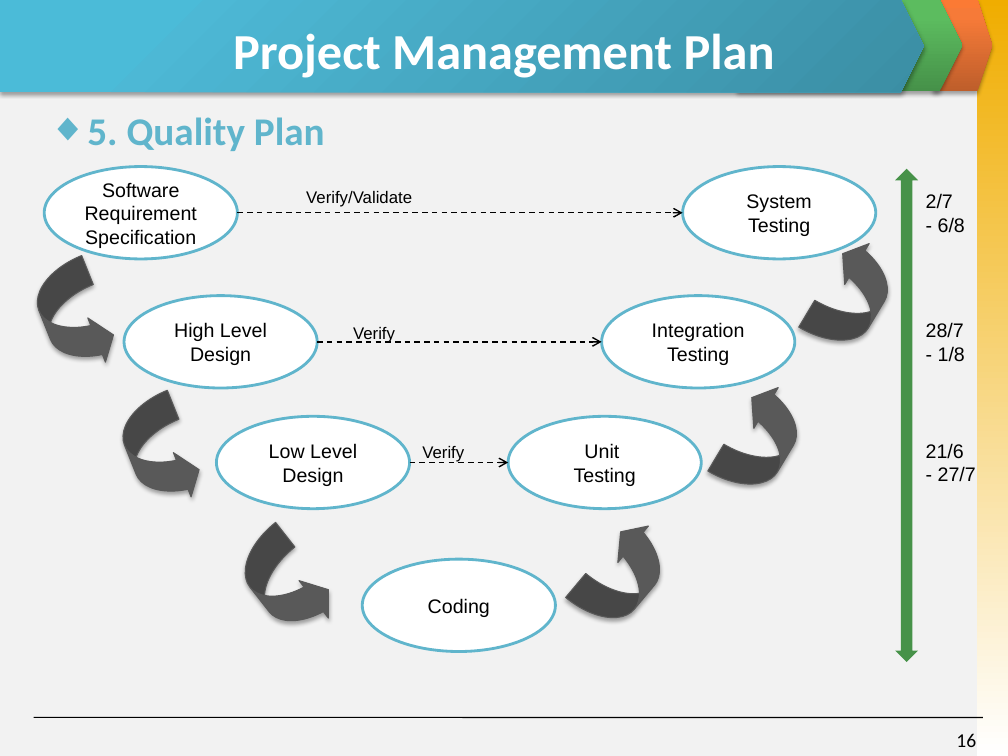
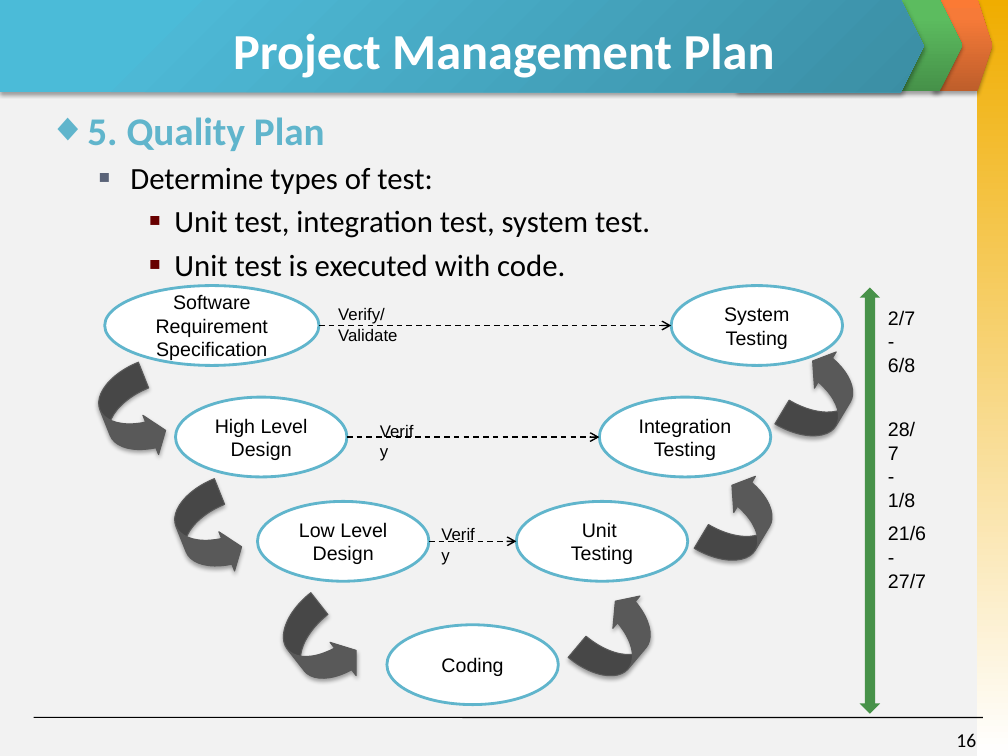
Before and after one commit to skyview059/e-learning-website, a slide deck: slide 16 of Document/Final report/Slide Present E-Learning.pptx. Drawn at 1008x756 pixels with LibreOffice and Linux fonts; fonts in the diff are those of the drawing. Boxes give left, top, right and bottom in pixels: in the first picture for what was removed or moved away, otherwise in the second. Text is boxed around its words. In the diff, an @@ line names an element or a change of style, - is before the commit and + after.

```diff
--- a/Document/Final report/Slide Present E-Learning.pptx
+++ b/Document/Final report/Slide Present E-Learning.pptx
@@ text at (130,168,650,277): paragraphs added @@
+  ■ Determine types of test:
+    ■ Unit test, integration test, system test.
+    ■ Unit test is executed with code.
@@ ellipse "Software Requirement": place and size @@
-ellipse "Software Requirement" at (44,166,238,259)
+ellipse "Software Requirement" at (105,285,320,365)
@@ text "Verify/Validate" rewrapped from (306,191,412,207) to (338,329,397,341) @@
@@ ellipse "System Testing": place and size @@
-ellipse "System Testing" at (682,166,876,259)
+ellipse "System Testing" at (671,285,843,365)
@@ up down arrow: place and size @@
-up down arrow at (895,168,918,661)
+up down arrow at (860,287,880,714)
@@ arrow moved from (238, 213) - (682, 213) to (319, 326) - (671, 326) @@
@@ text "Verify" rewrapped from (353,327,395,343) to (338,308,385,324) @@
@@ text "2/7" rewrapped from (926,193,965,233) to (888,310,915,373) @@
@@ curved right arrow: place and size @@
-curved right arrow at (799,233,907,359)
+curved right arrow at (775,343,869,452)
@@ curved right arrow: place and size @@
-curved right arrow at (26,256,123,380)
+curved right arrow at (89,362,174,470)
@@ ellipse "High Level Design": place and size @@
-ellipse "High Level Design" at (124,295,318,388)
+ellipse "High Level Design" at (175,397,347,477)
@@ ellipse "Integration": place and size @@
-ellipse "Integration" at (602,295,795,388)
+ellipse "Integration" at (600,397,771,477)
@@ text "28/7" rewrapped from (926,322,965,362) to (888,421,915,508) @@
@@ arrow moved from (318, 342) - (602, 342) to (347, 437) - (600, 437) @@
@@ curved right arrow: place and size @@
-curved right arrow at (112,390,209,514)
+curved right arrow at (165,478,250,586)
@@ curved right arrow: place and size @@
-curved right arrow at (708,377,816,503)
+curved right arrow at (694,467,789,576)
@@ ellipse "Low Level Design": place and size @@
-ellipse "Low Level Design" at (217,416,410,509)
+ellipse "Low Level Design" at (257,501,428,581)
@@ ellipse "Unit": place and size @@
-ellipse "Unit" at (508,416,702,509)
+ellipse "Unit" at (516,501,687,581)
@@ text "Verify" rewrapped from (422,446,464,463) to (431,519,487,545) @@
@@ text "21/6" rewrapped from (926,443,976,481) to (888,525,926,589) @@
@@ arrow moved from (409, 463) - (508, 463) to (429, 541) - (516, 541) @@
@@ curved right arrow: place and size @@
-curved right arrow at (229,522,344,646)
+curved right arrow at (269,592,369,700)
@@ curved right arrow: place and size @@
-curved right arrow at (565,514,682,637)
+curved right arrow at (569,585,670,692)
@@ ellipse "Coding": place and size @@
-ellipse "Coding" at (362,559,555,652)
+ellipse "Coding" at (387,625,558,705)
```
Also in this commit, not shown: 1 other slide changed.
